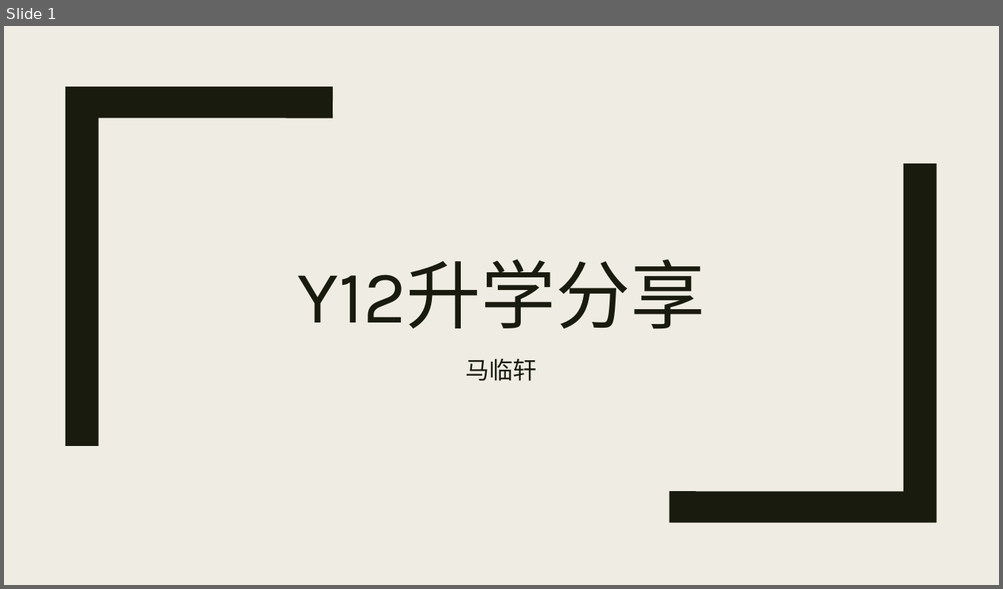
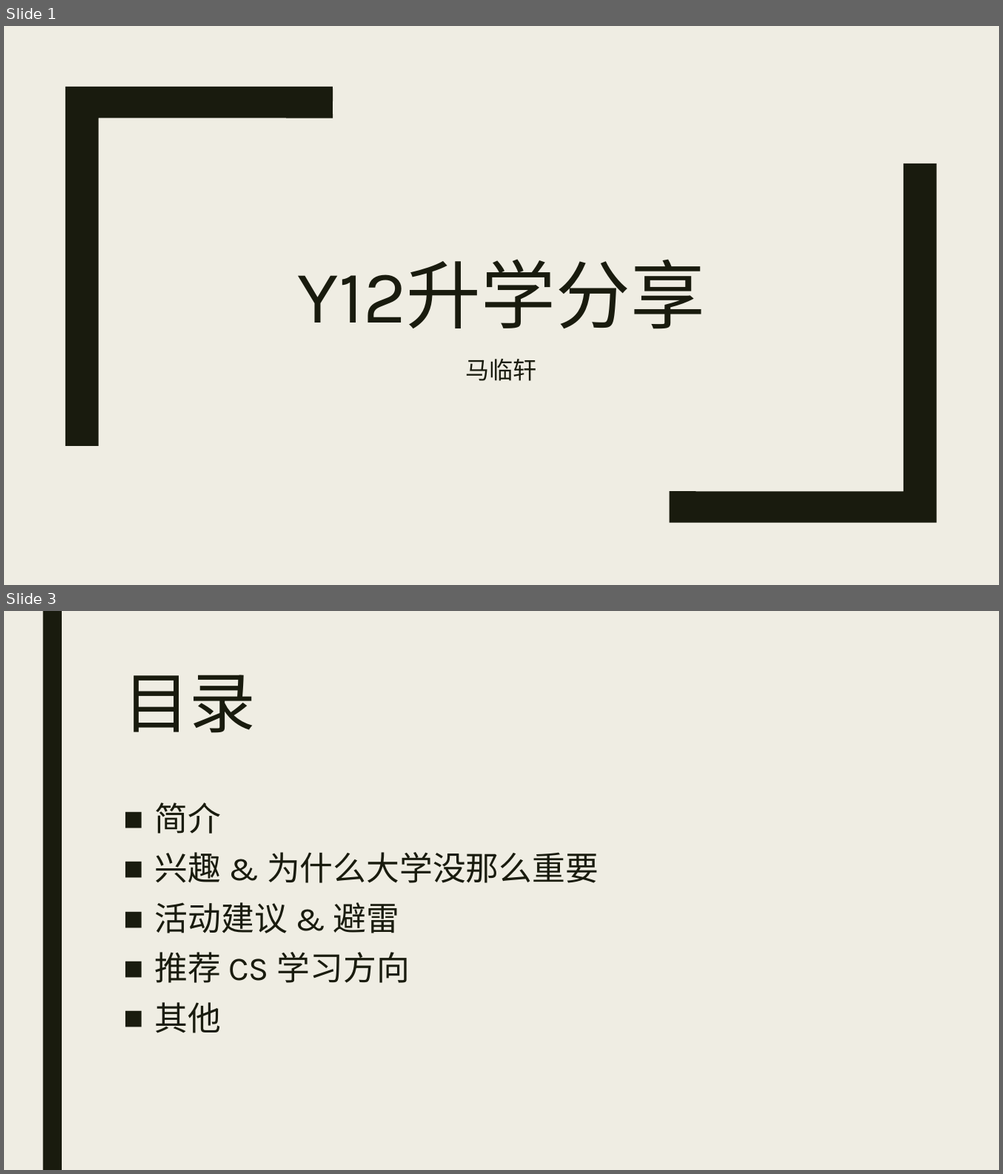
Before and after one commit to davidmaamoaix/fun-seminars, a slide deck: Presentation1.pptx. Shown one above the other, each under a label of ours: slide 1 before the commit, slides 1 and 3 after it; the slides between them are not shown. The pictures are 1003x589 and 1003x1174 pixels, drawn with LibreOffice and Linux fonts; fonts in the diff are those of the drawing. Boxes give left, top, right and bottom in pixels: in the first picture for what was removed or moved away, otherwise in the second. Text is boxed around its words. In the diff, an @@ line names an element or a change of style, - is before the commit and + after.

```diff
--- a/Presentation1.pptx
+++ b/Presentation1.pptx
@@ slide 3 added at <box>4,611,999,1170</box>, background #EFEDE3 @@
@@ rectangle added at <box>42,611,62,1170</box>, fill #191B0E @@
@@ title added at <box>123,675,256,733</box>, 64 pt, text #191B0E @@
+目录
@@ text added at <box>155,803,598,1034</box>, 32 pt, text #191B0E @@
+■ 简介
+■ 兴趣 & 为什么大学没那么重要
+■ 活动建议 & 避雷
+■ 推荐 CS 学习方向
+■ 其他
```
Also in this commit, not shown: 23 other slides added.
